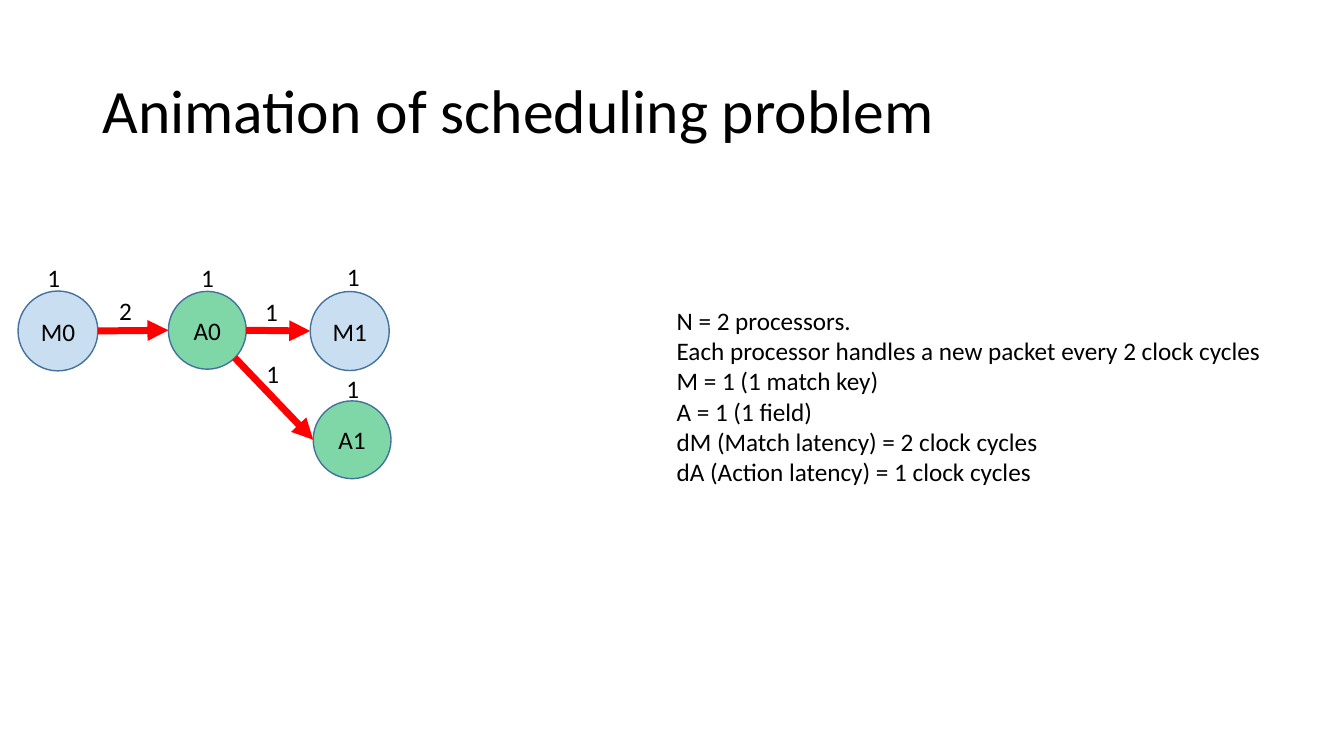
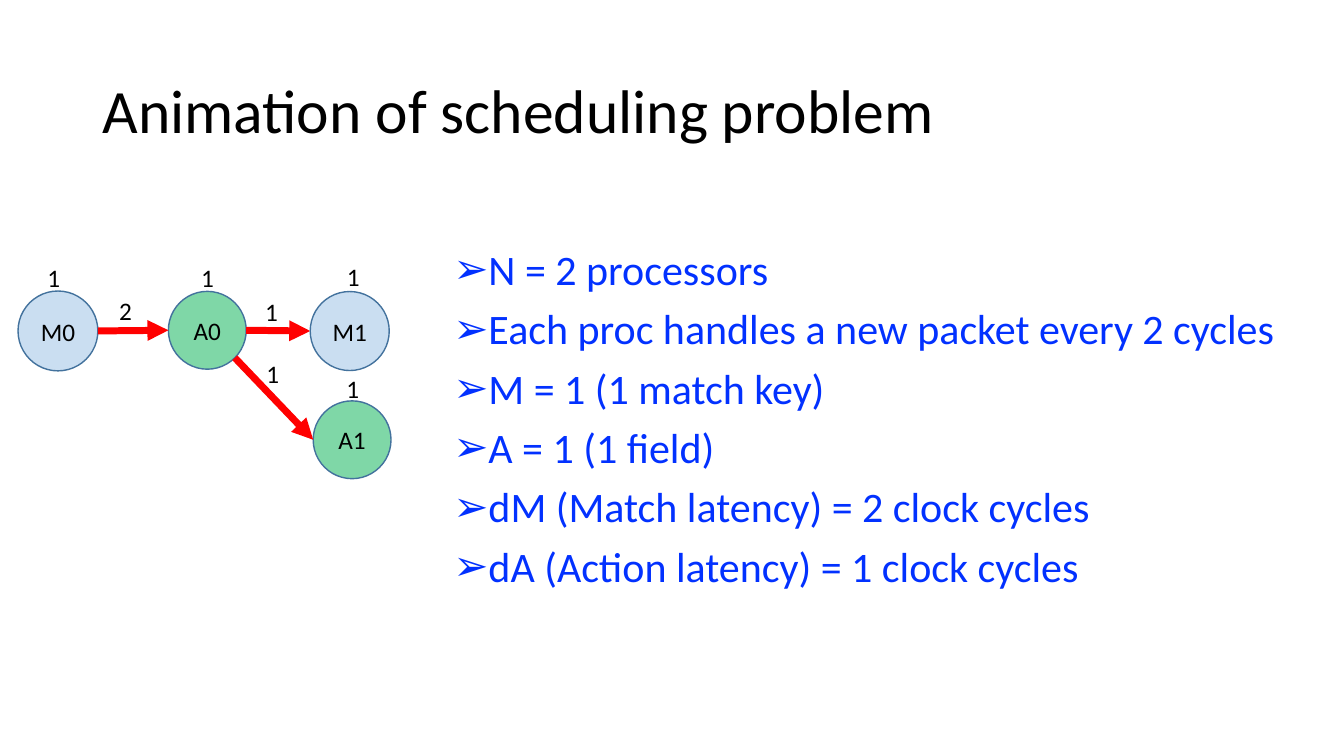
Before and after one commit to anirudhSK/drmt_talk, a slide deck: slide 18 of drmt.pptx. Drawn at 1344x756 pixels with LibreOffice and Linux fonts; fonts in the diff are those of the drawing. Boxes give left, top, right and bottom in pixels: in the first picture for what was removed or moved away, otherwise in the second. Text is boxed around its words. In the diff, an @@ line names an element or a change of style, - is before the commit and + after.

```diff
--- a/drmt.pptx
+++ b/drmt.pptx
@@ text "N = 2 processors": place and size @@
-text "N = 2 processors" at box(677, 313, 1260, 485)
+text "N = 2 processors" at box(488, 257, 1274, 589)
@@ text at box(488, 257, 1274, 351): text changed; size 18 to 30 pt; text colour #000000 to #0231FF @@
-N = 2 processors.
-Each processor handles a new packet every 2 clock cycles
+  ➢ N = 2 processors
+  ➢ Each proc handles a new packet every 2 cycles
@@ text at box(488, 373, 1090, 589): size 18 to 30 pt, text colour #000000 to #0231FF in "M = 1 (1 match key)", "A = 1 (1 field)", "dM (Match latency) = 2 clock cycles", "dA (Action latency) = 1 clock cycles"; bullet none to ➢; list level 1 to 2 in "M = 1 (1 match ..."; line spacing 1 to 0.9; list level 1 to 2 in "A = 1 (1 field)"; list level 1 to 2 in "dM (Match latency) = 2 ..."; list level 1 to 2 in "dA (Action latency) = 1 ..." @@
```
Also in this commit, not shown: 11 other slides changed, 3 slides added, 2 slides removed.
